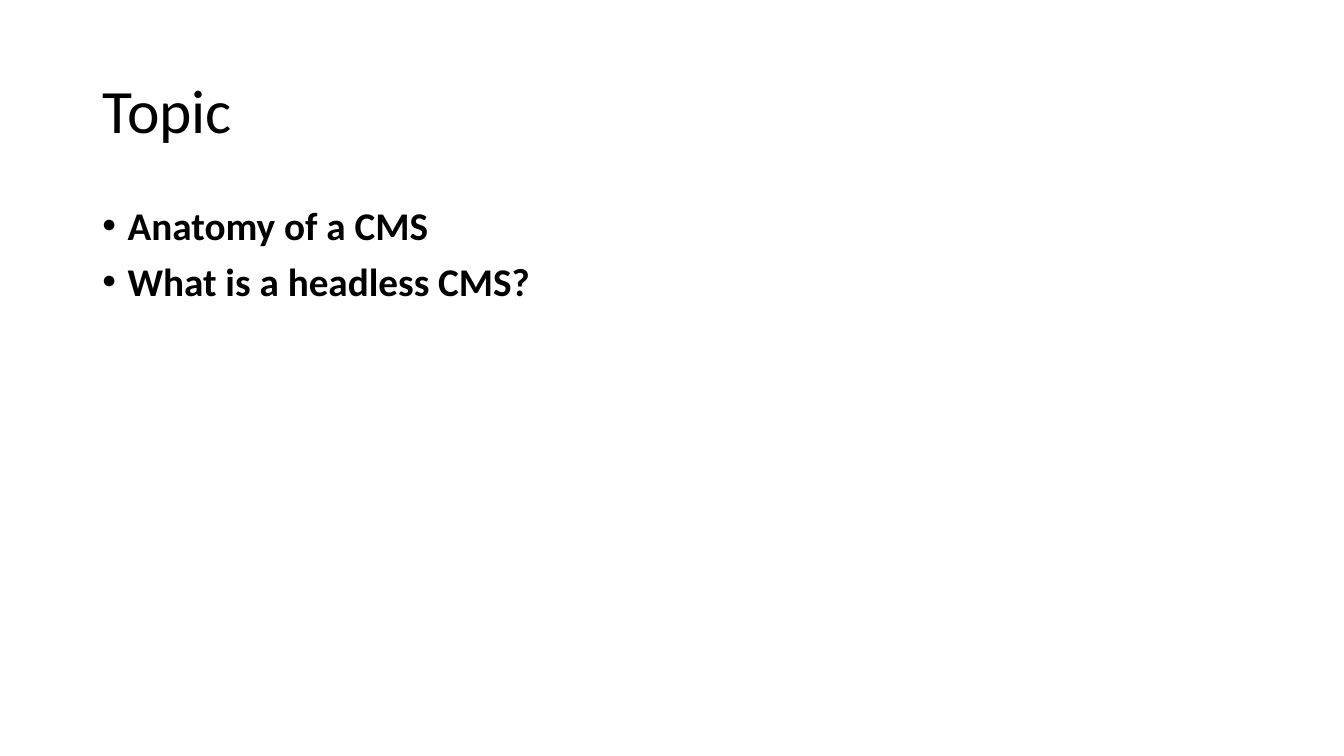
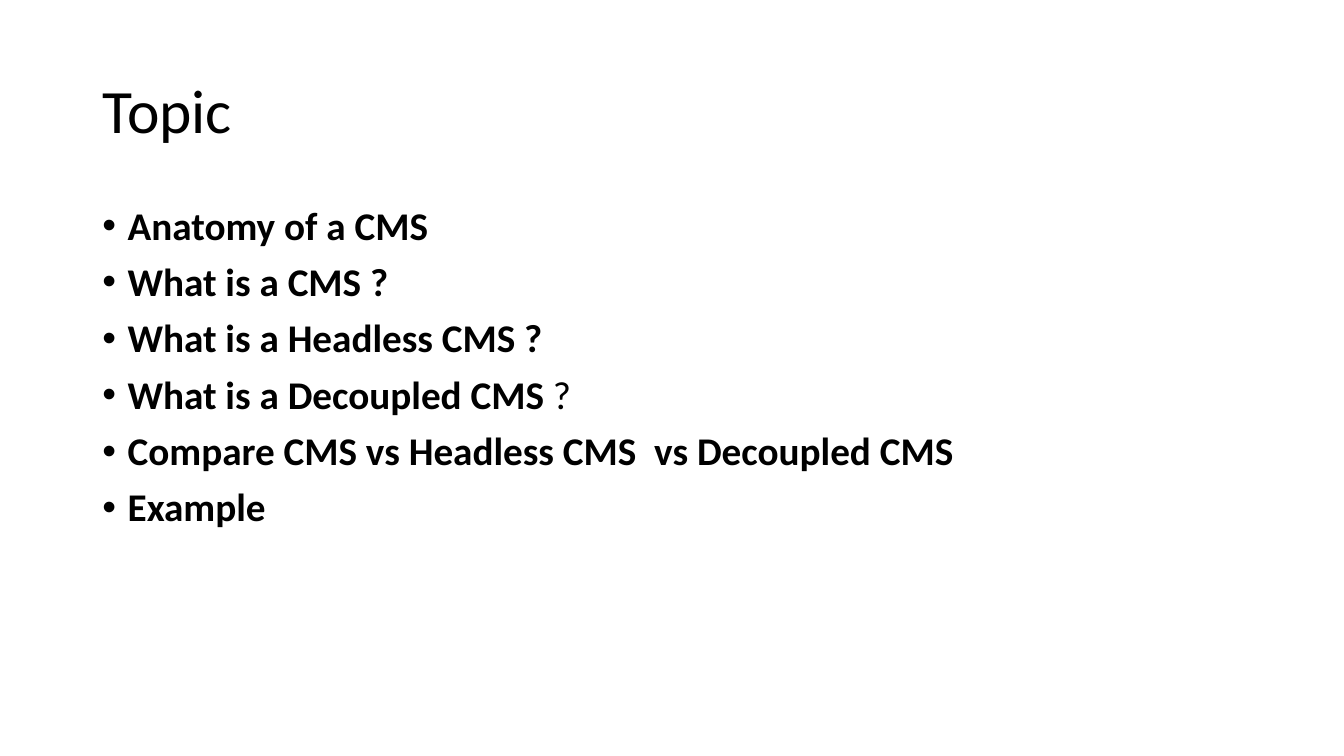
Before and after one commit to BunditSpace/headless-cms, a slide deck: slide 2 of Headless CMS.pptx. Drawn at 1344x756 pixels with LibreOffice and Linux fonts; fonts in the diff are those of the drawing. Boxes give left, top, right and bottom in pixels: in the first picture for what was removed or moved away, otherwise in the second. Text is boxed around its words. In the diff, an @@ line names an element or a change of style, - is before the commit and + after.

```diff
--- a/Headless CMS.pptx
+++ b/Headless CMS.pptx
@@ text at (x1=128, y1=268, x2=953, y2=527): text changed @@
-• What is a headless CMS?
+• What is a CMS ?
+• What is a Headless CMS ?
+• What is a Decoupled CMS ?
+• Compare CMS vs Headless CMS vs Decoupled CMS
+• Example
```
Also in this commit, not shown: 10 slides added, 2 slides removed, 15 other files.
